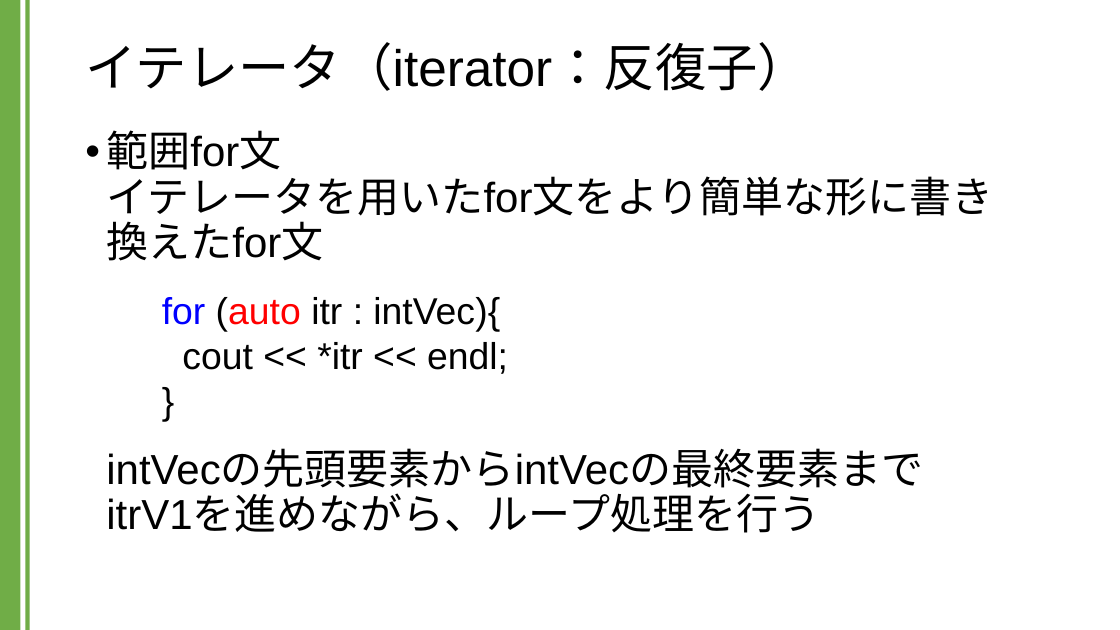
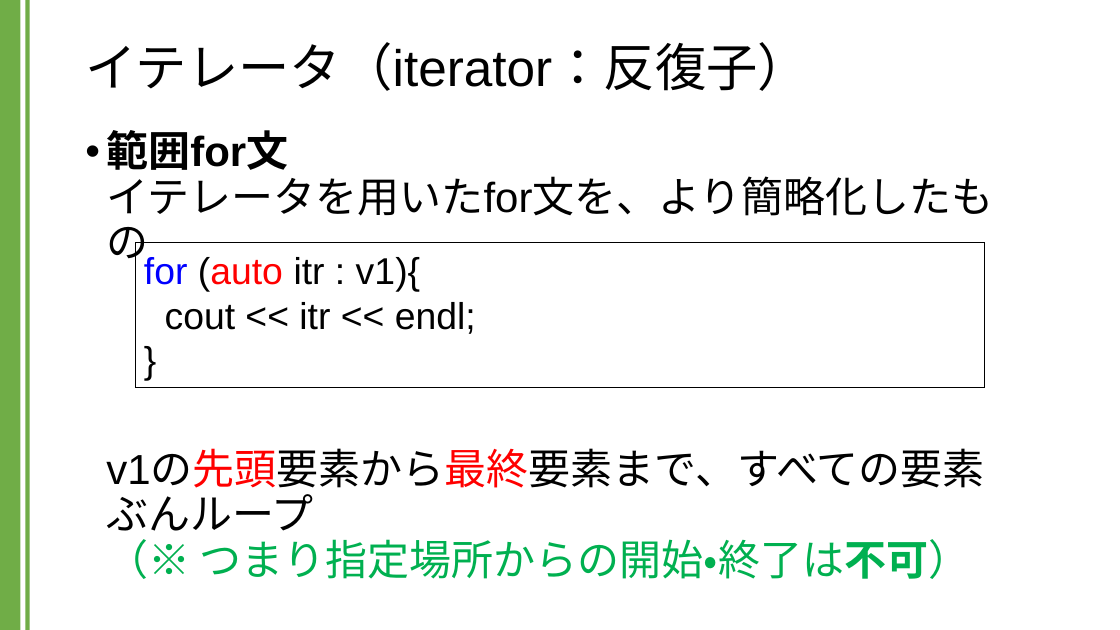
Before and after one commit to kic-murata/cpp2024, a slide deck: slide 26 of 授業資料/講義資料：Vectorクラス.pptx (slide 22 before the commit). Drawn at 1120x630 pixels with LibreOffice and Linux fonts; fonts in the diff are those of the drawing. Boxes give left, top, right and bottom in pixels: in the first picture for what was removed or moved away, otherwise in the second. Text is boxed around its words. In the diff, an @@ line names an element or a change of style, - is before the commit and + after.

```diff
--- a/授業資料/講義資料：Vectorクラス.pptx
+++ b/授業資料/講義資料：Vectorクラス.pptx
@@ text at [106,130,993,579]: text changed @@
-• 範囲for文
-  イテレータを用いたfor文をより簡単な形に書き換えたfor文
-  intVecの先頭要素からintVecの最終要素まで
-  itrV1を進めながら、ループ処理を行う
+• 範囲for文
+  イテレータを用いたfor文を、より簡略化したもの
+  v1の先頭要素から最終要素まで、すべての要素
+  ぶんループ
+  （※ つまり指定場所からの開始・終了は不可）
@@ rectangle "for (auto itr : v1){": place and size @@
-rectangle "for (auto itr : v1){" at [162,297,508,374]
+rectangle "for (auto itr : v1){" at [135,243,984,387]
@@ rectangle "for (auto itr : v1){" at [135,243,984,387]: outline none to #000000 0.75 pt @@
@@ text in rectangle at [144,257,476,334]: text changed @@
-for (auto itr : intVec){
-cout << *itr << endl;
-}
+for (auto itr : v1){
+cout << itr << endl;
+}
```
Also in this commit, not shown: 14 other slides changed, 4 slides added, 1 other file.
